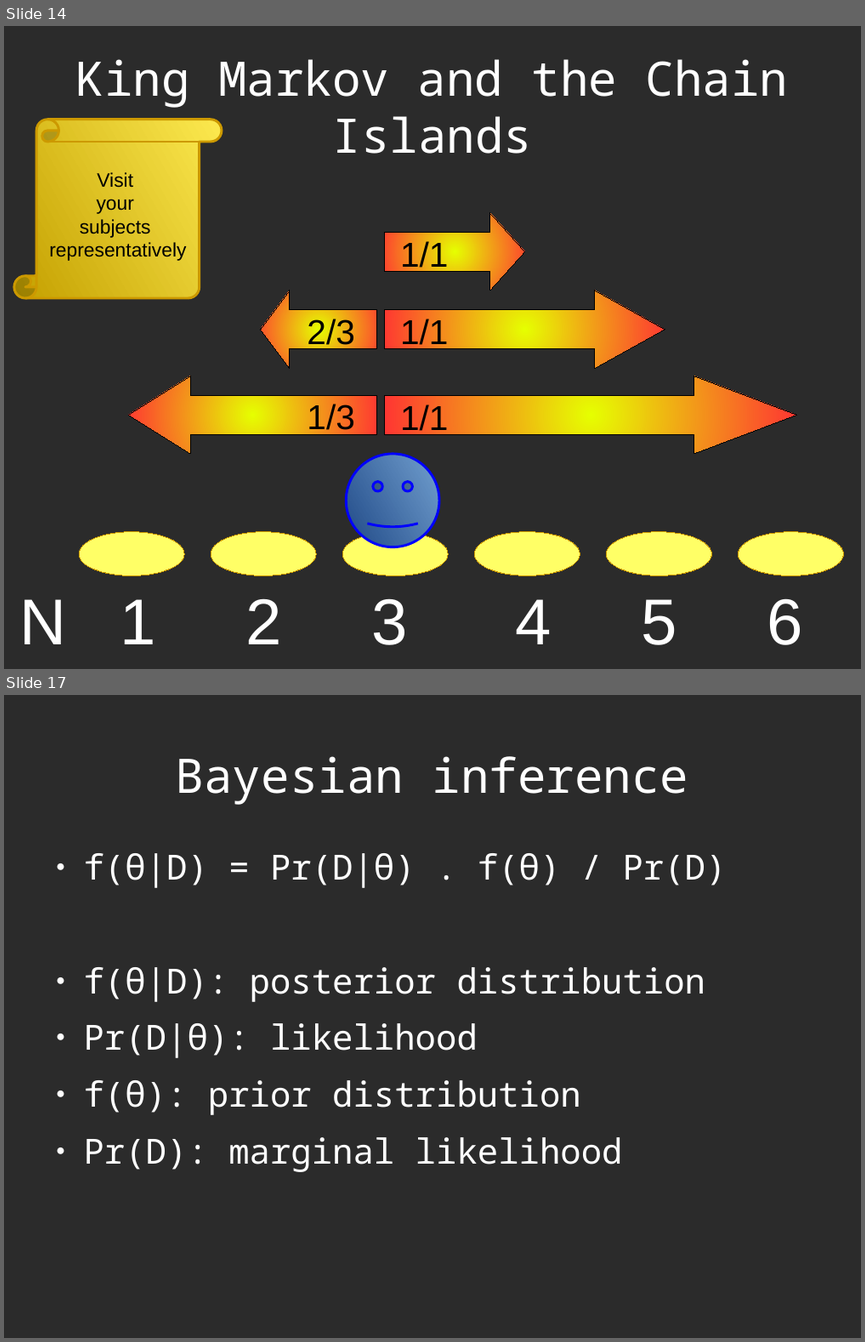
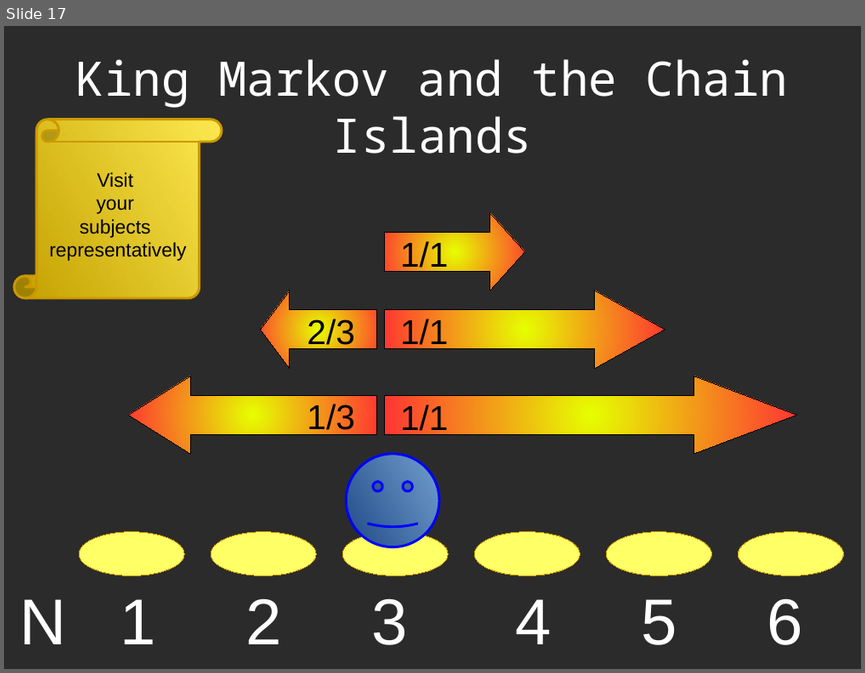
Before and after one commit to richelbilderbeek/Science, a slide deck: Bilderbeek2016Beast/Beast2.odp. Shown one above the other, each under a label of ours: slides 14 and 17 before the commit, slide 17 after it; the slides between them are not shown. The pictures are 865x1342 and 865x673 pixels, drawn with LibreOffice and Linux fonts; fonts in the diff are those of the drawing; background and template pictures are left out; a plain dark background stands for a picture behind light text. Boxes give left, top, right and bottom in pixels: in the first picture for what was removed or moved away, otherwise in the second. Text is boxed around its words. In the diff, an @@ line names an element or a change of style, - is before the commit and + after.

```diff
--- a/Bilderbeek2016Beast/Beast2.odp
+++ b/Bilderbeek2016Beast/Beast2.odp
@@ slide 17 removed at (x1=4, y1=695, x2=861, y2=1338), background picture (left out) @@
@@ title removed at (x1=176, y1=756, x2=689, y2=805) @@
-Bayesian inference
@@ text removed at (x1=84, y1=853, x2=726, y2=1172) @@
-● f(θ|D) = Pr(D|θ) . f(θ) / Pr(D)
-● f(θ|D): posterior distribution
-● Pr(D|θ): likelihood
-● f(θ): prior distribution
-● Pr(D): marginal likelihood
@@ what was slide 14 is now slide 17 @@
```
Also in this commit, not shown: 1 slide changed, 6 slides added, 2 other slides removed, 3 other files.
